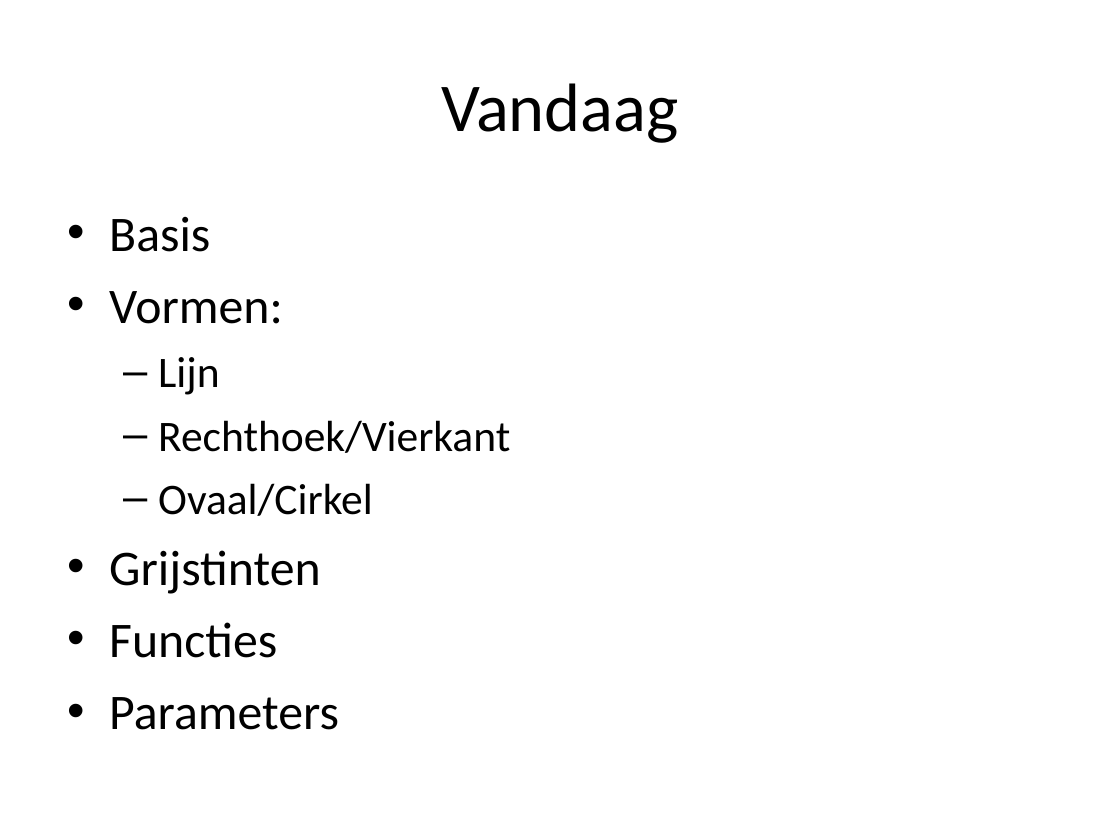
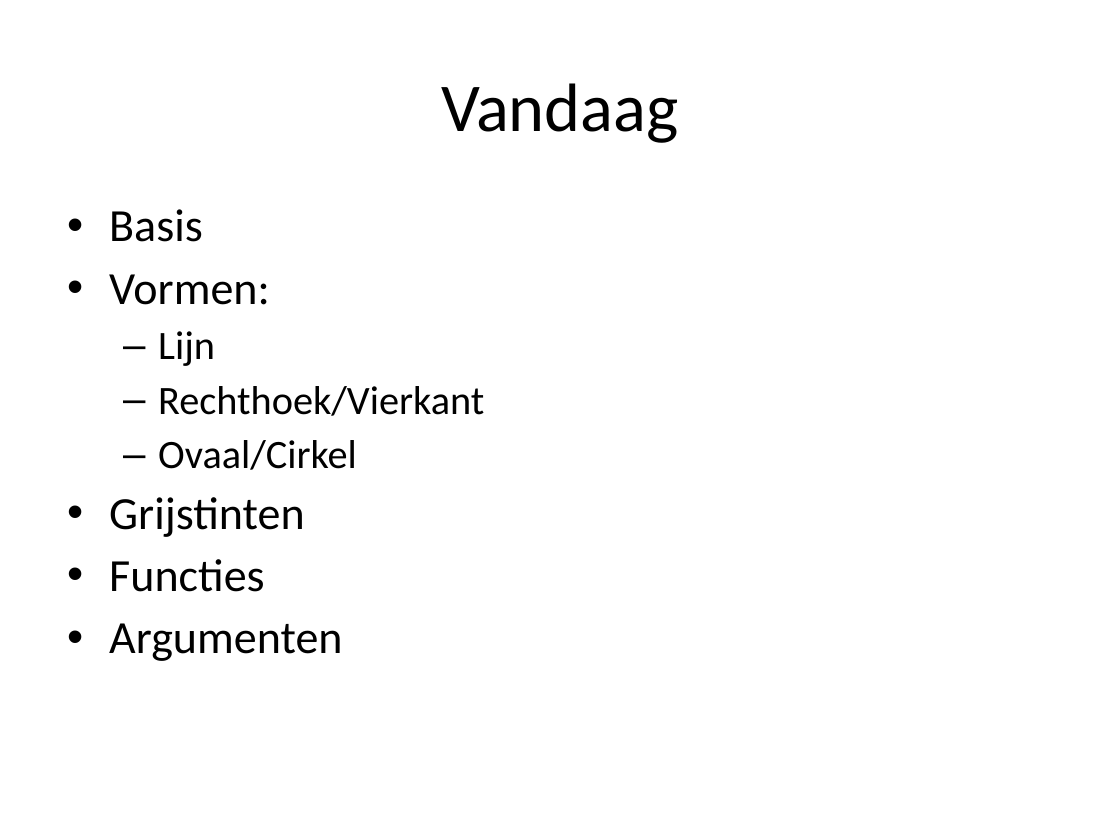
Before and after one commit to djog/dojo, a slide deck: slide 3 of Processing/A_vormen_grijswaarden/A.odp. Drawn at 1120x840 pixels with LibreOffice and Linux fonts; fonts in the diff are those of the drawing. Boxes give left, top, right and bottom in pixels: in the first picture for what was removed or moved away, otherwise in the second. Text is boxed around its words. In the diff, an @@ line names an element or a change of style, - is before the commit and + after.

```diff
--- a/Processing/A_vormen_grijswaarden/A.odp
+++ b/Processing/A_vormen_grijswaarden/A.odp
@@ text at <box>109,209,484,592</box>: size 32 to 29.6 pt in "Basis", "Vormen:", "Grijstinten", "Functies"; highlight none to #FFFFFF in "Basis", "Vormen:", "Lijn", "Rechthoek/Vierkant" and 3 more places; size 28 to 25.9 pt in "Lijn", "Rechthoek/Vierkant", "Ovaal/Cirkel"; line spacing 1 to 0.9 @@
@@ text at <box>109,623,342,661</box>: text changed; size 32 to 29.6 pt @@
-• Parameters
+• Argumenten
```
Also in this commit, not shown: 2 other slides changed, 9 other files.
